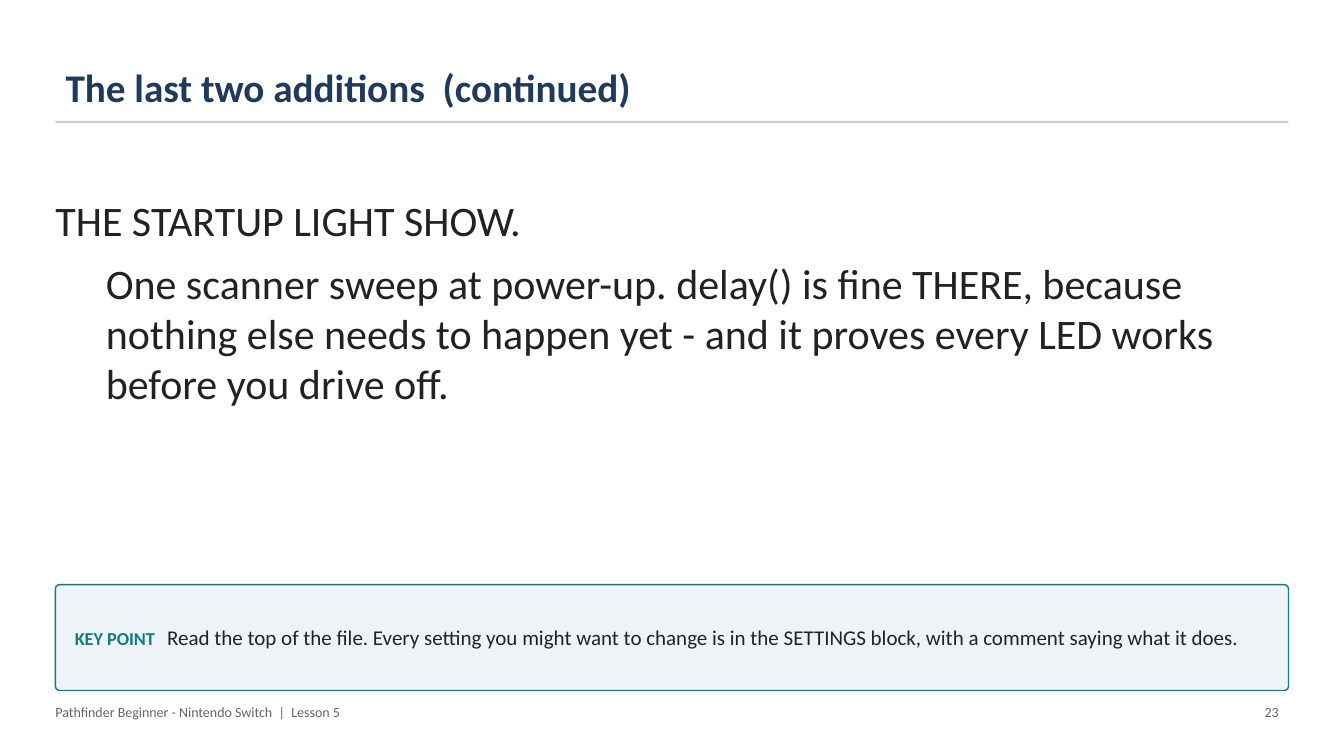
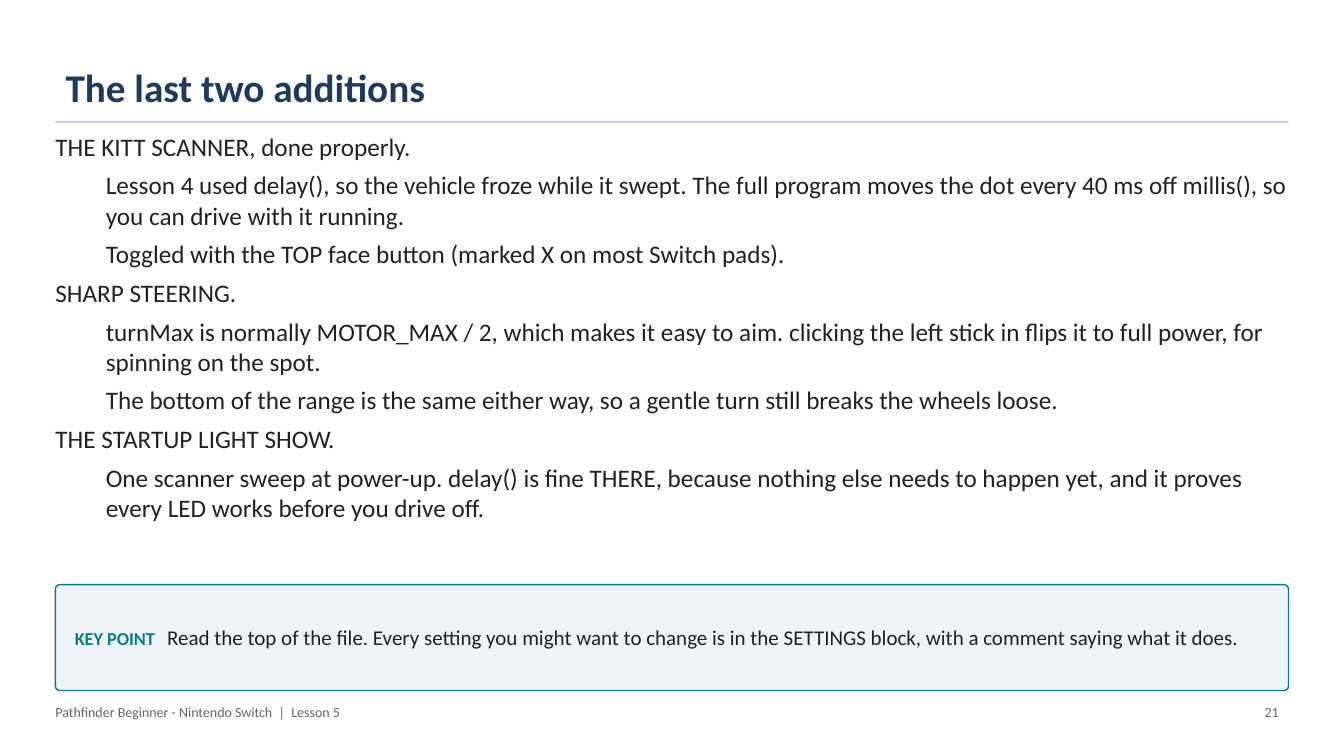
Before and after one commit to PorpoiseRobotics/porpoise-robotics, a slide deck: slide 22 of ground-vehicle/docs/courses/beginner-switch/l5_maneuvers_with_lights.pptx (slide 24 before the commit). Drawn at 1344x756 pixels with LibreOffice and Linux fonts; fonts in the diff are those of the drawing. Boxes give left, top, right and bottom in pixels: in the first picture for what was removed or moved away, otherwise in the second. Text is boxed around its words. In the diff, an @@ line names an element or a change of style, - is before the commit and + after.

```diff
--- a/ground-vehicle/docs/courses/beginner-switch/l5_maneuvers_with_lights.pptx
+++ b/ground-vehicle/docs/courses/beginner-switch/l5_maneuvers_with_lights.pptx
@@ title at box(66, 74, 425, 103): text changed @@
-The last two additions (continued)
+The last two additions
@@ text at box(55, 138, 1286, 414): paragraphs added @@
+THE KITT SCANNER, done properly.
+  Lesson 4 used delay(), so the vehicle froze while it swept. The full program moves the dot every 40 ms off millis(), so you can drive with it running.
+  Toggled with the TOP face button (marked X on most Switch pads).
+SHARP STEERING.
+  turnMax is normally MOTOR_MAX / 2, which makes it easy to aim. clicking the left stick in flips it to full power, for spinning on the spot.
+  The bottom of the range is the same either way, so a gentle turn still breaks the wheels loose.
@@ text at box(55, 431, 335, 448): size 30 to 18 pt in "THE STARTUP LIGHT SHOW."; less space between paragraphs @@
@@ text at box(106, 468, 1242, 521): text changed; size 30 to 18 pt @@
-  One scanner sweep at power-up. delay() is fine THERE, because nothing else needs to happen yet - and it proves every LED works before you drive off.
+  One scanner sweep at power-up. delay() is fine THERE, because nothing else needs to happen yet, and it proves every LED works before you drive off.
@@ text at box(1265, 708, 1279, 717): text changed @@
-23
+21
```
Also in this commit, not shown: 28 other slides changed, 6 slides removed, 16 other files.
